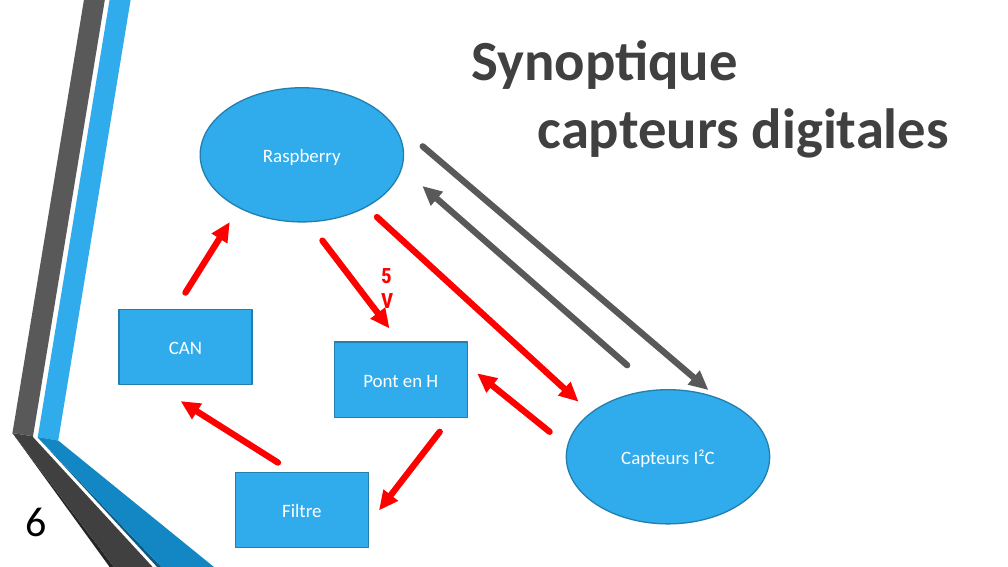
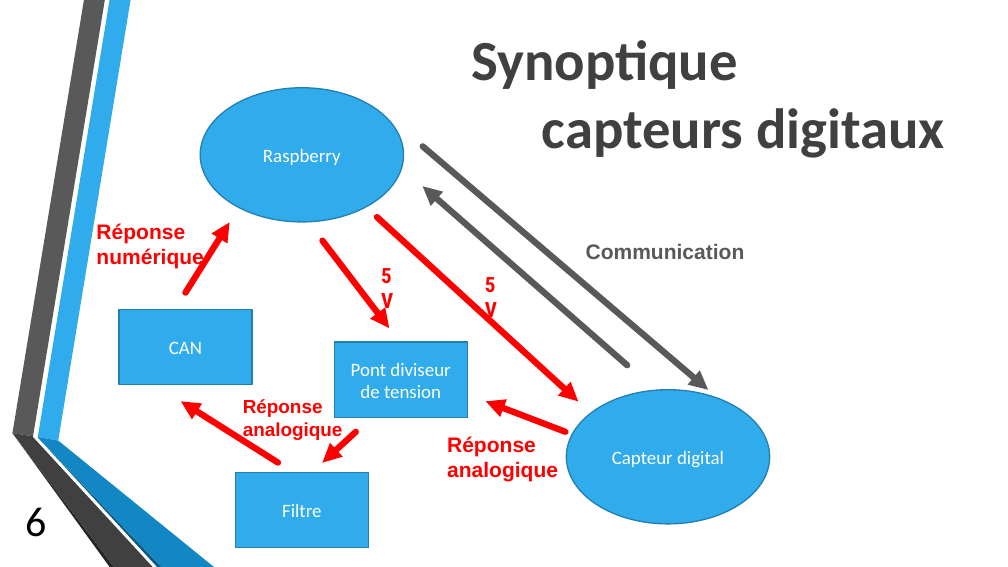
Before and after one commit to cbourree/CFM---Mindstorms, a slide deck: slide 6 of Diapo/Présentaion1.pptx. Drawn at 1008x567 pixels with LibreOffice and Linux fonts; fonts in the diff are those of the drawing; background and template pictures are left out. Boxes give left, top, right and bottom in pixels: in the first picture for what was removed or moved away, otherwise in the second. Text is boxed around its words. In the diff, an @@ line names an element or a change of style, - is before the commit and + after.

```diff
--- a/Diapo/Présentaion1.pptx
+++ b/Diapo/Présentaion1.pptx
@@ text at bbox=[542, 108, 945, 158]: text changed @@
-capteurs digitales
+capteurs digitaux
@@ text added at bbox=[96, 223, 203, 269], 20 pt, text #FF0000, bold @@
+Réponse
+numérique
@@ text added at bbox=[478, 268, 513, 301], 20 pt, text #FF0000, bold @@
+5V
@@ text added at bbox=[586, 244, 745, 259], 20 pt, text #595959, bold @@
+Communication
@@ text in rectangle at bbox=[351, 363, 450, 398]: text changed @@
-Pont en H
+Pont diviseur de tension
@@ text added at bbox=[243, 399, 343, 440], 18 pt, text #FF0000, bold @@
+Réponse
+analogique
@@ arrow moved from (550, 432) - (478, 374) to (566, 432) - (486, 402) @@
@@ arrow moved from (440, 432) - (380, 510) to (356, 432) - (323, 463) @@
@@ text added at bbox=[447, 436, 558, 481], 20 pt, text #FF0000, bold @@
+Réponse
+analogique
@@ text in ellipse at bbox=[612, 451, 724, 468]: text changed @@
-Capteurs I²C
+Capteur digital
```
Also in this commit, not shown: 2 other slides changed.
